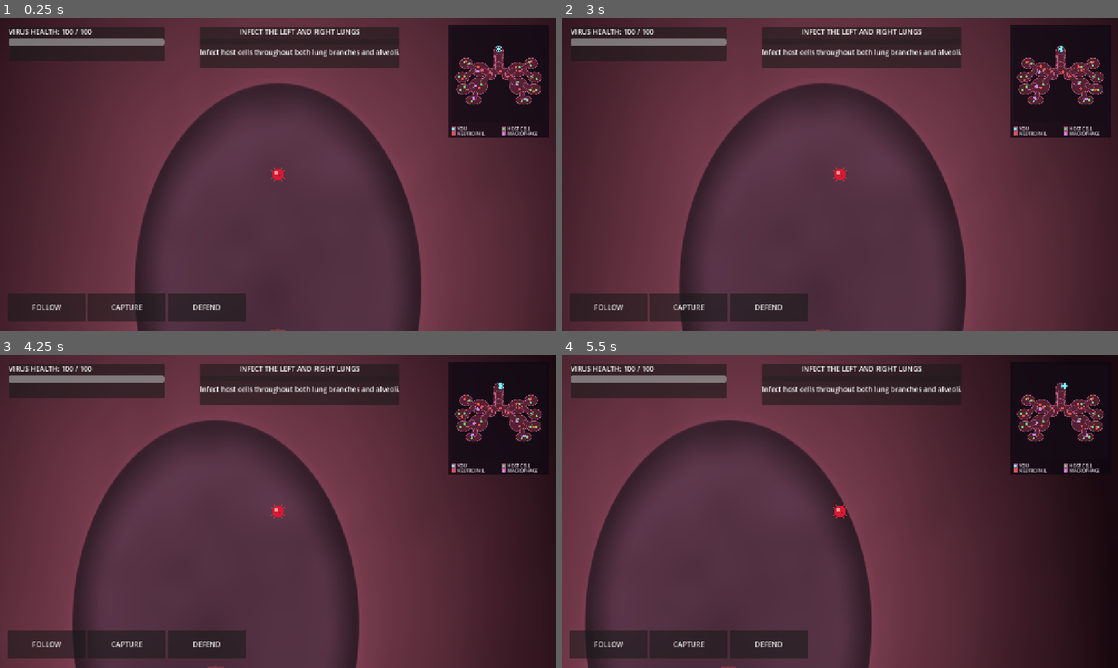
Above: before the commit, frames 1-4 (two rows, left to right).
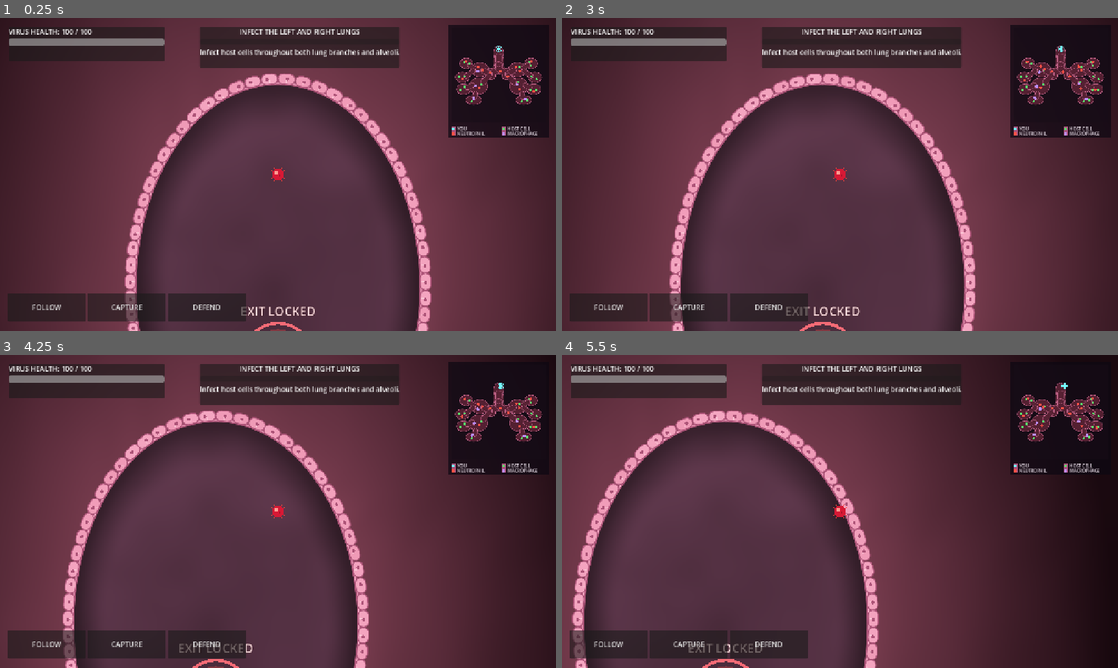
Above: after the commit, the same moments.

Repository: SafeWorm59/Invasion
Game: Godot game, scene res://scenes/level5.tscn
Same seed, same stepped clock (60 frames per second), same inputs: the game is played once before the commit and once after it. This scene is started directly instead of the project's main scene.
Inputs (mouse positions are in pixels of both pictures, inside the frame that each line leads up to):
- Up to frame 1 (0.25 s): no input
- Up to frame 2 (3 s): click "FOLLOW" at 0.5 s; click "CAPTURE" at 1.25 s; click "DEFEND" at 2 s; tap Enter at 2.75 s; move the mouse to (962, 158) at 2.77 s; hold Right (ui_right) from 2.78 s (still down); tap E (interact) at 2.85 s; click (962, 158) at 2.92 s
- Up to frame 3 (4.25 s): release Right (ui_right) at 3.5 s; drag from (166, 527) to (250, 574) at 3.52 s
- Up to frame 4 (5.5 s): tap Space at 4.25 s; move the mouse to (895, 442) at 4.27 s; hold Right (ui_right) 4.28-5 s; tap E (interact) at 4.35 s; click (895, 442) at 4.42 s; drag from (812, 574) to (673, 464) at 5.02 s

The runs differ from the first frame. In frame 1, 4.5% of the frame differs, in the area x 22-78%, y 17-100%; in frame 2, 4.5%; in frame 3, 4.4%; in frame 4, 4.5%, in the area x 1-91%, y 9-100%.
Error after the commit: Invalid assignment of property or key 'backface_collision' with value of type 'bool' on a base object of type 'ConcavePolygonShape2D'. (res://scenes/lungs_body…

Commit message:
Add mobile controls and improve Level 5
Co-authored-by: Copilot <223556219+Copilot@users.noreply.github.com>

Diff:
--- a/scenes/b_cell.gd
+++ b/scenes/b_cell.gd
@@ -13,6 +13,8 @@
 @export var attack_cooldown: float = 2.35
 @export var projectile_speed: float = 340.0
 @export var projectile_damage: int = 10
+@export_range(1, 7, 1) var projectile_count: int = 3
+@export_range(0.0, 60.0, 1.0) var spread_angle_degrees: float = 24.0
 @export var max_health: int = 80
 @export var body_radius: float = 28.0
 
@@ -100,11 +102,24 @@
 		push_error("[BCell] Cannot fire antibody: no current scene.")
 		return
 
-	var projectile := PROJECTILE_SCENE.instantiate() as Area2D
-	scene_root.add_child(projectile)
-	projectile.global_position = global_position + direction * (body_radius + 16.0)
-	projectile.set("speed", projectile_speed)
-	projectile.call("setup", direction, projectile_damage, self)
+	var shot_count := maxi(projectile_count, 1)
+	for shot_index in range(shot_count):
+		var spread_offset := 0.0
+		if shot_count > 1:
+			var spread_fraction := float(shot_index) / float(shot_count - 1)
+			spread_offset = deg_to_rad(
+				-spread_angle_degrees * 0.5
+				+ spread_angle_degrees * spread_fraction
+			)
+
+		var shot_direction := direction.rotated(spread_offset)
+		var projectile := PROJECTILE_SCENE.instantiate() as Area2D
+		scene_root.add_child(projectile)
+		projectile.global_position = (
+			global_position + shot_direction * (body_radius + 16.0)
+		)
+		projectile.set("speed", projectile_speed)
+		projectile.call("setup", shot_direction, projectile_damage, self)
 	_cooldown = attack_cooldown
 
 
--- a/scenes/hud.gd
+++ b/scenes/hud.gd
@@ -2,6 +2,7 @@
 extends CanvasLayer
 
 const Minimap := preload("res://scenes/minimap.gd")
+const MobileControls := preload("res://scenes/mobile_controls.gd")
 
 @onready var follow_button: Button = $CommandButtons/VBoxContainer/FollowButton
 @onready var capture_button: Button = $CommandButtons/VBoxContainer/CaptureButton
@@ -38,6 +39,10 @@
 	var minimap := Minimap.new()
 	minimap.name = "Minimap"
 	add_child(minimap)
+
+	var mobile_controls := MobileControls.new()
+	mobile_controls.name = "MobileControls"
+	add_child(mobile_controls)
 
 	# Create the Join Attack button dynamically.
 	join_attack_button = Button.new()
--- a/scenes/level5.tscn
+++ b/scenes/level5.tscn
@@ -7,6 +7,7 @@
 [ext_resource type="Script" path="res://scenes/lungs_body.gd" id="5_body"]
 [ext_resource type="PackedScene" path="res://scenes/player.tscn" id="6_player"]
 [ext_resource type="PackedScene" path="res://scenes/hud.tscn" id="7_hud"]
+[ext_resource type="Script" path="res://scenes/lungs_wall_lining.gd" id="8_wall_lining"]
 
 [node name="Lungs" type="Node2D"]
 script = ExtResource("1_env")
@@ -27,6 +28,9 @@
 collision_mask = 0
 script = ExtResource("5_body")
 
+[node name="WallLining" type="Node2D" parent="."]
+script = ExtResource("8_wall_lining")
+
 [node name="Player" parent="." instance=ExtResource("6_player")]
 position = Vector2(0, -2860)
 
--- a/scenes/lungs_body.gd
+++ b/scenes/lungs_body.gd
@@ -17,4 +17,5 @@
 		add_child(wall)
 	var shape := ConcavePolygonShape2D.new()
 	shape.set_segments(Map.wall_segments())
+	shape.backface_collision = true
 	wall.shape = shape
--- a/scenes/lungs_environment.gd
+++ b/scenes/lungs_environment.gd
@@ -4,11 +4,14 @@
 const LevelGameplay := preload("res://scenes/lungs_level.gd")
 const CAMERA_MARGIN := 220.0
 const CAP_SEGMENTS := 16
+const PLAYER_BOUNDARY_CLEARANCE := 8.0
 const SAVE_CONFIRMATION_SCENE := "res://scenes/save_confirmation.tscn"
 
-var _player: Node2D = null
+var _player: CharacterBody2D = null
 var _region: int = -1
 var _chamber: int = -1
+var _last_valid_player_position := Vector2.ZERO
+var _has_last_valid_player_position: bool = false
 
 static var _dialog_instance: Control = null
 static var _is_showing: bool = false
@@ -16,9 +19,11 @@
 
 func _ready() -> void:
 	add_to_group("level_manager")
-	_player = get_node_or_null("Player") as Node2D
+	_player = get_node_or_null("Player") as CharacterBody2D
 	if _player != null:
 		_player.global_position = Map.spawn_point()
+		_last_valid_player_position = _player.global_position
+		_has_last_valid_player_position = true
 	_configure_camera()
 	_configure_hud()
 	print(
@@ -57,10 +62,26 @@
 
 func _process(_delta: float) -> void:
 	if _player == null:
-		_player = get_node_or_null("Player") as Node2D
+		_player = get_node_or_null("Player") as CharacterBody2D
 		if _player == null:
 			return
+		if Map.walkable(_player.global_position, PLAYER_BOUNDARY_CLEARANCE):
+			_last_valid_player_position = _player.global_position
+			_has_last_valid_player_position = true
+	_keep_player_inside_lungs()
 	_report(_player.global_position)
+
+
+func _keep_player_inside_lungs() -> void:
+	if not is_instance_valid(_player):
+		return
+
+	if Map.walkable(_player.global_position, PLAYER_BOUNDARY_CLEARANCE):
+		_last_valid_player_position = _player.global_position
+		_has_last_valid_player_position = true
+	elif _has_last_valid_player_position:
+		_player.global_position = _last_valid_player_position
+		_player.velocity = Vector2.ZERO
 
 
 func _report(point: Vector2) -> void:
--- a/scenes/lungs_level.gd
+++ b/scenes/lungs_level.gd
@@ -33,6 +33,8 @@
 var _completed_cells: int = 0
 var _exit: Area2D = null
 var _exit_visual: Polygon2D = null
+var _exit_ring: Line2D = null
+var _exit_label: Label = null
 var _exit_locked: bool = true
 var _level_complete: bool = false
 
@@ -175,13 +177,41 @@
 	shape.shape = circle
 	_exit.add_child(shape)
 
+	_exit_ring = Line2D.new()
+	_exit_ring.name = "ExitRing"
+	_exit_ring.points = _closed_circle_points(EXIT_RADIUS + 14.0)
+	_exit_ring.width = 7.0
+	_exit_ring.joint_mode = Line2D.LINE_JOINT_ROUND
+	_exit_ring.antialiased = true
+	_exit.add_child(_exit_ring)
+
 	_exit_visual = Polygon2D.new()
 	_exit_visual.polygon = _circle_points(EXIT_RADIUS)
 	_exit.add_child(_exit_visual)
+
+	_exit_label = Label.new()
+	_exit_label.name = "ExitLabel"
+	_exit_label.position = Vector2(-120.0, -126.0)
+	_exit_label.size = Vector2(240.0, 42.0)
+	_exit_label.horizontal_alignment = HORIZONTAL_ALIGNMENT_CENTER
+	_exit_label.vertical_alignment = VERTICAL_ALIGNMENT_CENTER
+	_exit_label.mouse_filter = Control.MOUSE_FILTER_IGNORE
+	_exit_label.add_theme_font_size_override("font_size", 28)
+	_exit_label.add_theme_color_override("font_color", Color.WHITE)
+	_exit_label.add_theme_color_override("font_outline_color", Color("#35101D"))
+	_exit_label.add_theme_constant_override("outline_size", 6)
+	_exit.add_child(_exit_label)
+
 	_exit.global_position = _walkable_near(MAP.route_end(), 40.0)
 	_exit.body_entered.connect(_on_exit_body_entered)
 	add_child(_exit)
 	_apply_exit_visual()
+
+
+func _closed_circle_points(radius: float) -> PackedVector2Array:
+	var points := _circle_points(radius)
+	points.append(points[0])
+	return points
 
 
 func _circle_points(radius: float) -> PackedVector2Array:
@@ -193,13 +223,18 @@
 
 
 func _apply_exit_visual() -> void:
-	if _exit_visual == null:
+	if _exit_visual == null or _exit_ring == null or _exit_label == null:
 		return
-	_exit_visual.color = (
-		Color(0.90, 0.30, 0.30, 0.35)
-		if _exit_locked
-		else Color(0.35, 0.90, 0.45, 0.45)
-	)
+	if _exit_locked:
+		_exit_visual.color = Color(0.90, 0.30, 0.30, 0.35)
+		_exit_ring.default_color = Color("#F46B76")
+		_exit_label.text = "EXIT LOCKED"
+		_exit_label.add_theme_color_override("font_color", Color("#FFE1E3"))
+	else:
+		_exit_visual.color = Color(0.35, 0.90, 0.45, 0.45)
+		_exit_ring.default_color = Color("#86F0A2")
+		_exit_label.text = "EXIT"
+		_exit_label.add_theme_color_override("font_color", Color("#D9FFE0"))
 
 
 func _update_objective() -> void:
@@ -241,7 +276,7 @@
 func _show_completion_popup() -> void:
 	var popup := AcceptDialog.new()
 	popup.title = "LEVEL COMPLETED!"
-	popup.dialog_text = "Both lungs cleared - every host cell has been infected."
+	popup.dialog_text = "Both lungs cleared. Every host cell has been infected."
 	popup.get_ok_button().text = "RETURN TO LEVEL SELECTION"
 	get_tree().root.add_child(popup)
 	popup.confirmed.connect(_on_completion_confirmed.bind(popup))
--- /dev/null
+++ b/scenes/lungs_wall_lining.gd
@@ -0,0 +1,239 @@
+extends Node2D
+
+const Map := preload("res://scenes/lungs_map.gd")
+
+const CELL_SPACING := 38.0
+const CELL_WIDTH := 24.0
+const MIN_CELL_LENGTH := 16.0
+const MAX_CELL_LENGTH := 44.0
+const CULL_MARGIN := 100.0
+const CAMERA_UPDATE_DISTANCE := 24.0
+const CELL_FILL := Color("#F4A6C1")
+const CELL_VARIATION := Color("#E889A8")
+const CELL_OUTLINE := Color("#AD5478")
+const CELL_NUCLEUS := Color("#AD5478")
+
+var _cells: Array[Dictionary] = []
+var _draw_bounds := Rect2()
+var _last_camera_position := Vector2.ZERO
+var _last_camera_zoom := Vector2.ZERO
+var _last_viewport_size := Vector2.ZERO
+var _has_camera_state := false
+
+
+func _ready() -> void:
+	_build_cells()
+	_update_draw_bounds()
+	queue_redraw()
+
+
+func _process(_delta: float) -> void:
+	_update_draw_bounds()
+
+
+func _update_draw_bounds() -> void:
+	var camera := get_viewport().get_camera_2d()
+	if camera == null:
+		var map_bounds := Map.bounds().grow(CULL_MARGIN)
+		if _draw_bounds != map_bounds:
+			_draw_bounds = map_bounds
+			queue_redraw()
+		return
+
+	var viewport_size := get_viewport_rect().size
+	var camera_position := camera.get_screen_center_position()
+	var camera_zoom := camera.zoom
+	var camera_moved := (
+		not _has_camera_state
+		or camera_position.distance_squared_to(_last_camera_position)
+		>= CAMERA_UPDATE_DISTANCE * CAMERA_UPDATE_DISTANCE
+	)
+	if (
+		not camera_moved
+		and camera_zoom == _last_camera_zoom
+		and viewport_size == _last_viewport_size
+	):
+		return
+
+	_has_camera_state = true
+	_last_camera_position = camera_position
+	_last_camera_zoom = camera_zoom
+	_last_viewport_size = viewport_size
+	var world_view_size := viewport_size / camera_zoom
+	_draw_bounds = Rect2(
+		camera_position - world_view_size * 0.5,
+		world_view_size
+	).grow(CULL_MARGIN)
+	queue_redraw()
+
+
+func _build_cells() -> void:
+	_cells.clear()
+	var segments := Map.wall_segments()
+	var rng := RandomNumberGenerator.new()
+	rng.seed = 240619
+	var path := PackedVector2Array()
+
+	for segment_index in range(0, segments.size(), 2):
+		var start: Vector2 = segments[segment_index]
+		var finish: Vector2 = segments[segment_index + 1]
+		if path.is_empty():
+			path.append(start)
+			path.append(finish)
+		elif path[path.size() - 1].distance_to(start) <= 0.5:
+			path.append(finish)
+		else:
+			_build_cells_for_path(path, rng)
+			path = PackedVector2Array([start, finish])
+
+	if path.size() >= 2:
+		_build_cells_for_path(path, rng)
+
+
+func _build_cells_for_path(
+	path: PackedVector2Array,
+	rng: RandomNumberGenerator
+) -> void:
+	var path_length := 0.0
+	for i in range(path.size() - 1):
+		path_length += path[i].distance_to(path[i + 1])
+	if path_length < MIN_CELL_LENGTH:
+		return
+
+	var count := maxi(1, int(ceil(path_length / CELL_SPACING)))
+	var slot_length := path_length / float(count)
+	for cell_index in range(count):
+		var sample := _sample_path(
+			path,
+			(float(cell_index) + 0.5) * slot_length
+		)
+		var center: Vector2 = sample["center"]
+		var tangent: Vector2 = sample["tangent"]
+		var normal := Vector2(-tangent.y, tangent.x)
+		var probe_distance := minf(12.0, slot_length * 0.25)
+		var inward := normal
+		if (
+			Map.cavity_sdf(center + normal * probe_distance)
+			> Map.cavity_sdf(center - normal * probe_distance)
+		):
+			inward = -normal
+
+		var cell_length := minf(
+			MAX_CELL_LENGTH,
+			slot_length * rng.randf_range(0.92, 1.08)
+		)
+		cell_length = maxf(MIN_CELL_LENGTH, cell_length)
+		_cells.append({
+			"center": center - inward * (CELL_WIDTH * 0.42),
+			"tangent": tangent,
+			"length": cell_length,
+			"fill": CELL_FILL.lerp(CELL_VARIATION, rng.randf_range(0.0, 0.45)),
+			"nucleus_offset": rng.randf_range(-cell_length * 0.16, cell_length * 0.16),
+		})
+
+
+func _sample_path(path: PackedVector2Array, distance: float) -> Dictionary:
+	var remaining := distance
+	for i in range(path.size() - 1):
+		var start := path[i]
+		var edge := path[i + 1] - start
+		var edge_length := edge.length()
+		if edge_length <= 0.001:
+			continue
+		if remaining <= edge_length:
+			return {
+				"center": start + edge * (remaining / edge_length),
+				"tangent": edge / edge_length,
+			}
+		remaining -= edge_length
+
+	var last_edge := path[path.size() - 1] - path[path.size() - 2]
+	return {
+		"center": path[path.size() - 1],
+		"tangent": last_edge.normalized(),
+	}
+
+
+func _draw() -> void:
+	var wall_segments := Map.wall_segments()
+	draw_multiline(wall_segments, CELL_OUTLINE, 8.0, true)
+	draw_multiline(wall_segments, CELL_FILL, 3.0, true)
+
+	for cell: Dictionary in _cells:
+		var center: Vector2 = cell["center"]
+		if not _draw_bounds.has_point(center):
+			continue
+		var tangent: Vector2 = cell["tangent"]
+		var cell_length: float = cell["length"]
+		var fill: Color = cell["fill"]
+		var shape := _capsule_points(center, tangent, cell_length, CELL_WIDTH)
+		var outline := shape.duplicate()
+		outline.append(shape[0])
+		draw_colored_polygon(shape, fill)
+		draw_polyline(outline, CELL_OUTLINE, 2.2, true)
+
+		var normal := Vector2(-tangent.y, tangent.x)
+		var nucleus_center := (
+			center + tangent * float(cell["nucleus_offset"])
+		)
+		var nucleus := _ellipse_points(
+			nucleus_center,
+			tangent,
+			cell_length * 0.22,
+			CELL_WIDTH * 0.30
+		)
+		draw_colored_polygon(nucleus, CELL_NUCLEUS)
+		draw_line(
+			center + normal * (CELL_WIDTH * 0.15),
+			center + normal * (CELL_WIDTH * 0.34),
+			Color(1.0, 0.84, 0.88, 0.72),
+			1.4,
+			true
+		)
+
+
+func _capsule_points(
+	center: Vector2,
+	tangent: Vector2,
+	cell_length: float,
+	cell_width: float
+) -> PackedVector2Array:
+	var points := PackedVector2Array()
+	var normal := Vector2(-tangent.y, tangent.x)
+	var radius := minf(cell_width * 0.5, cell_length * 0.5)
+	var straight_half := maxf(cell_length * 0.5 - radius, 0.0)
+
+	for i in range(7):
+		var angle := -PI * 0.5 + PI * float(i) / 6.0
+		points.append(
+			center
+			+ tangent * (straight_half + cos(angle) * radius)
+			+ normal * (sin(angle) * radius)
+		)
+	for i in range(7):
+		var angle := PI * 0.5 + PI * float(i) / 6.0
+		points.append(
+			center
+			+ tangent * (-straight_half + cos(angle) * radius)
+			+ normal * (sin(angle) * radius)
+		)
+
+	return points
+
+
+func _ellipse_points(
+	center: Vector2,
+	tangent: Vector2,
+	length: float,
+	width: float
+) -> PackedVector2Array:
+	var points := PackedVector2Array()
+	var normal := Vector2(-tangent.y, tangent.x)
+	for i in range(16):
+		var angle := TAU * float(i) / 16.0
+		points.append(
+			center
+			+ tangent * cos(angle) * length * 0.5
+			+ normal * sin(angle) * width * 0.5
+		)
+	return points
--- /dev/null
+++ b/scenes/mobile_controls.gd
@@ -0,0 +1,218 @@
+extends Control
+
+const JOYSTICK_RADIUS: float = 72.0
+const JOYSTICK_TOUCH_RADIUS: float = 102.0
+const JOYSTICK_DEADZONE: float = 0.08
+const JOYSTICK_SMOOTHING: float = 14.0
+const INTERACT_RADIUS: float = 54.0
+const MOVEMENT_ACTIONS: Array[String] = [
+	"ui_left",
+	"ui_right",
+	"ui_up",
+	"ui_down",
+]
+
+var _joystick_center: Vector2 = Vector2.ZERO
+var _joystick_offset: Vector2 = Vector2.ZERO
+var _target_movement: Vector2 = Vector2.ZERO
+var _smoothed_movement: Vector2 = Vector2.ZERO
+var _interact_center: Vector2 = Vector2.ZERO
+var _joystick_touch_index: int = -1
+var _interact_touch_index: int = -1
+var _action_is_pressed: Dictionary = {}
+var _interact_label: Label
+
+
+func _ready() -> void:
+	set_anchors_and_offsets_preset(Control.PRESET_FULL_RECT)
+	mouse_filter = Control.MOUSE_FILTER_IGNORE
+	visible = OS.has_feature("mobile") or DisplayServer.is_touchscreen_available()
+
+	if not visible:
+		return
+
+	resized.connect(_update_layout)
+	_update_layout()
+	_create_interact_label()
+
+
+func _physics_process(delta: float) -> void:
+	if not visible:
+		return
+
+	var smoothing_weight := 1.0 - exp(-JOYSTICK_SMOOTHING * delta)
+	_smoothed_movement = _smoothed_movement.lerp(
+		_target_movement,
+		smoothing_weight
+	)
+	_apply_movement_actions(_smoothed_movement)
+
+
+func _input(event: InputEvent) -> void:
+	if not visible:
+		return
+
+	if event is InputEventScreenTouch:
+		var touch := event as InputEventScreenTouch
+
+		if touch.pressed:
+			if (
+				_interact_touch_index == -1
+				and touch.position.distance_to(_interact_center)
+				<= INTERACT_RADIUS
+			):
+				_interact_touch_index = touch.index
+				Input.action_press("interact")
+				get_viewport().set_input_as_handled()
+			elif (
+				_joystick_touch_index == -1
+				and touch.position.distance_to(_joystick_center)
+				<= JOYSTICK_TOUCH_RADIUS
+			):
+				_joystick_touch_index = touch.index
+				_update_joystick(touch.position)
+				get_viewport().set_input_as_handled()
+		else:
+			if touch.index == _interact_touch_index:
+				_interact_touch_index = -1
+				Input.action_release("interact")
+				get_viewport().set_input_as_handled()
+
+			if touch.index == _joystick_touch_index:
+				_joystick_touch_index = -1
+				_joystick_offset = Vector2.ZERO
+				_target_movement = Vector2.ZERO
+				_smoothed_movement = Vector2.ZERO
+				_release_movement_actions()
+				queue_redraw()
+				get_viewport().set_input_as_handled()
+
+	elif (
+		event is InputEventScreenDrag
+		and (event as InputEventScreenDrag).index == _joystick_touch_index
+	):
+		_update_joystick((event as InputEventScreenDrag).position)
+		get_viewport().set_input_as_handled()
+
+
+func _exit_tree() -> void:
+	_release_movement_actions()
+
+	if _interact_touch_index != -1:
+		Input.action_release("interact")
+
+
+func _notification(what: int) -> void:
+	if what == NOTIFICATION_RESIZED and visible:
+		_update_layout()
+
+
+func _update_layout() -> void:
+	var viewport_size := get_viewport_rect().size
+	_joystick_center = Vector2(108.0, viewport_size.y - 156.0)
+	_interact_center = Vector2(viewport_size.x - 108.0, viewport_size.y - 156.0)
+
+	if is_instance_valid(_interact_label):
+		_interact_label.position = _interact_center - _interact_label.size * 0.5
+
+	queue_redraw()
+
+
+func _create_interact_label() -> void:
+	_interact_label = Label.new()
+	_interact_label.text = "USE"
+	_interact_label.horizontal_alignment = HORIZONTAL_ALIGNMENT_CENTER
+	_interact_label.vertical_alignment = VERTICAL_ALIGNMENT_CENTER
+	_interact_label.custom_minimum_size = Vector2(100.0, 44.0)
+	_interact_label.size = _interact_label.custom_minimum_size
+	_interact_label.add_theme_font_size_override("font_size", 18)
+	_interact_label.add_theme_color_override("font_color", Color.WHITE)
+	_interact_label.mouse_filter = Control.MOUSE_FILTER_IGNORE
+	add_child(_interact_label)
+	_update_layout()
+
+
+func _update_joystick(touch_position: Vector2) -> void:
+	_joystick_offset = (touch_position - _joystick_center).limit_length(
+		JOYSTICK_RADIUS
+	)
+
+	var strength := _joystick_offset.length() / JOYSTICK_RADIUS
+
+	if strength <= JOYSTICK_DEADZONE:
+		_target_movement = Vector2.ZERO
+	else:
+		var normalized_strength := (
+			(strength - JOYSTICK_DEADZONE) / (1.0 - JOYSTICK_DEADZONE)
+		)
+		_target_movement = (
+			_joystick_offset.normalized()
+			* pow(normalized_strength, 1.2)
+		)
+
+	queue_redraw()
+
+
+func _apply_movement_actions(direction: Vector2) -> void:
+	_set_movement_action("ui_left", maxf(0.0, -direction.x))
+	_set_movement_action("ui_right", maxf(0.0, direction.x))
+	_set_movement_action("ui_up", maxf(0.0, -direction.y))
+	_set_movement_action("ui_down", maxf(0.0, direction.y))
+
+
+func _set_movement_action(action: String, strength: float) -> void:
+	if strength <= 0.01:
+		if _action_is_pressed.get(action, false):
+			Input.action_release(action)
+			_action_is_pressed[action] = false
+		return
+
+	Input.action_press(action, strength)
+	_action_is_pressed[action] = true
+
+
+func _release_movement_actions() -> void:
+	for action in MOVEMENT_ACTIONS:
+		if _action_is_pressed.get(action, false):
+			Input.action_release(action)
+			_action_is_pressed[action] = false
+
+
+func _draw() -> void:
+	if not visible:
+		return
+
+	draw_circle(_joystick_center, JOYSTICK_RADIUS + 8.0, Color(0.03, 0.04, 0.08, 0.42))
+	draw_arc(
+		_joystick_center,
+		JOYSTICK_RADIUS + 8.0,
+		0.0,
+		TAU,
+		48,
+		Color(0.85, 0.9, 1.0, 0.65),
+		3.0,
+		true
+	)
+	draw_arc(
+		_joystick_center,
+		JOYSTICK_RADIUS * JOYSTICK_DEADZONE,
+		0.0,
+		TAU,
+		32,
+		Color(0.85, 0.9, 1.0, 0.28),
+		1.5,
+		true
+	)
+	draw_circle(_joystick_center + _joystick_offset, 28.0, Color(0.8, 0.86, 0.96, 0.82))
+
+	draw_circle(_interact_center, INTERACT_RADIUS, Color(0.55, 0.12, 0.2, 0.72))
+	draw_arc(
+		_interact_center,
+		INTERACT_RADIUS,
+		0.0,
+		TAU,
+		40,
+		Color(1.0, 0.78, 0.82, 0.9),
+		3.0,
+		true
+	)
Not shown: 1 places in scenes/level5.tscn that only renumber resources
Not shown, added: scenes/lungs_wall_lining.gd.uid
Not shown, added: scenes/mobile_controls.gd.uid
